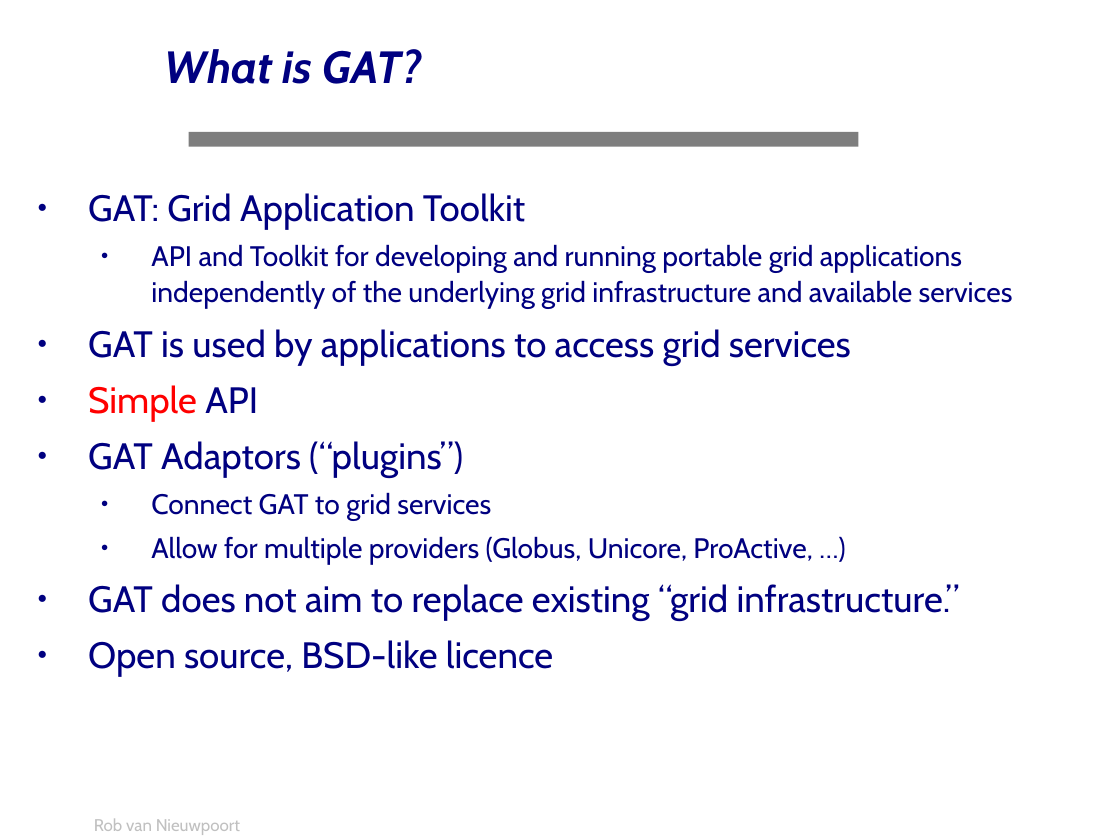
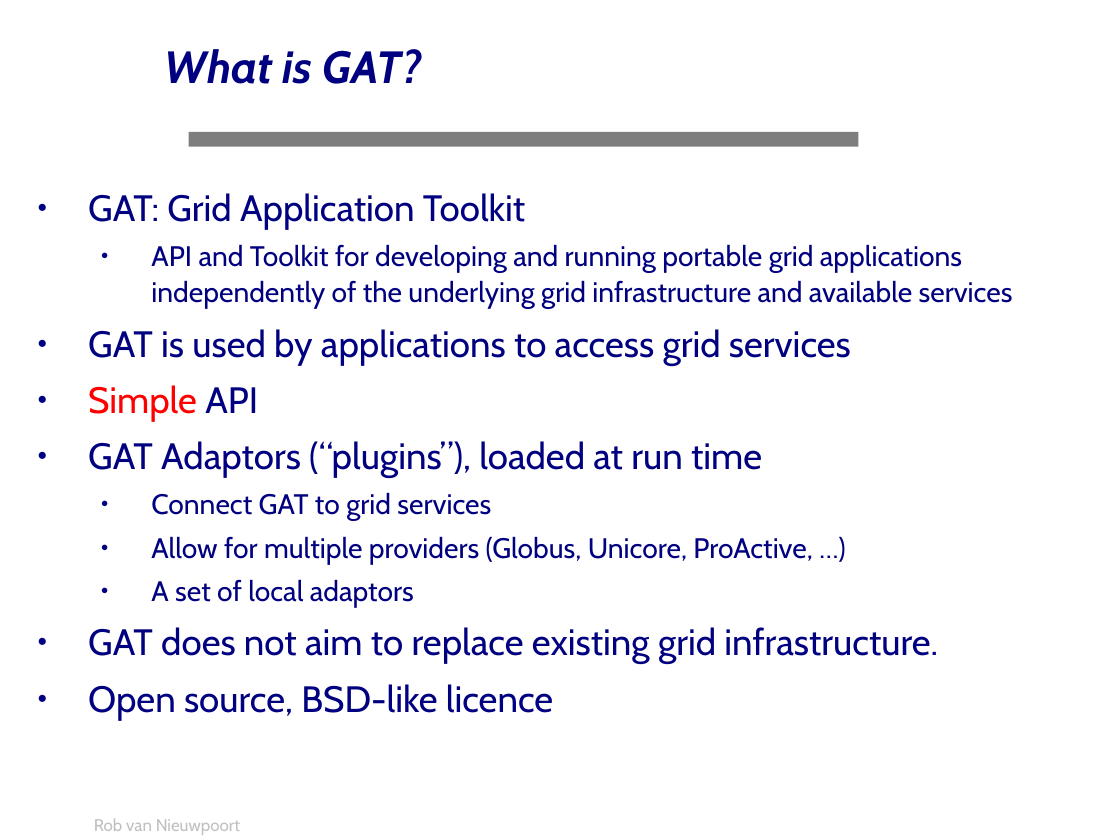
Before and after one commit to JungleComputing/www, a slide deck: slide 21 of tutorial/20080519-CCGrid08-Part-2-JavaGAT.odp. Drawn at 1120x840 pixels with LibreOffice and Linux fonts; fonts in the diff are those of the drawing; background and template pictures are left out. Boxes give left, top, right and bottom in pixels: in the first picture for what was removed or moved away, otherwise in the second. Text is boxed around its words. In the diff, an @@ line names an element or a change of style, - is before the commit and + after.

Commit message:
final version slides

```diff
--- a/tutorial/20080519-CCGrid08-Part-2-JavaGAT.odp
+++ b/tutorial/20080519-CCGrid08-Part-2-JavaGAT.odp
@@ text at (x1=88, y1=441, x2=762, y2=478): text changed @@
-● GAT Adaptors (“plugins”)
+● GAT Adaptors (“plugins”), loaded at run time
@@ text at (x1=88, y1=579, x2=938, y2=664): text changed @@
-● GAT does not aim to replace existing “grid infrastructure.”
+  ● A set of local adaptors
+● GAT does not aim to replace existing grid infrastructure.
```
Also in this commit, not shown: 3 other slides changed, 1 slide added, 1 slide removed, 10 other files.
